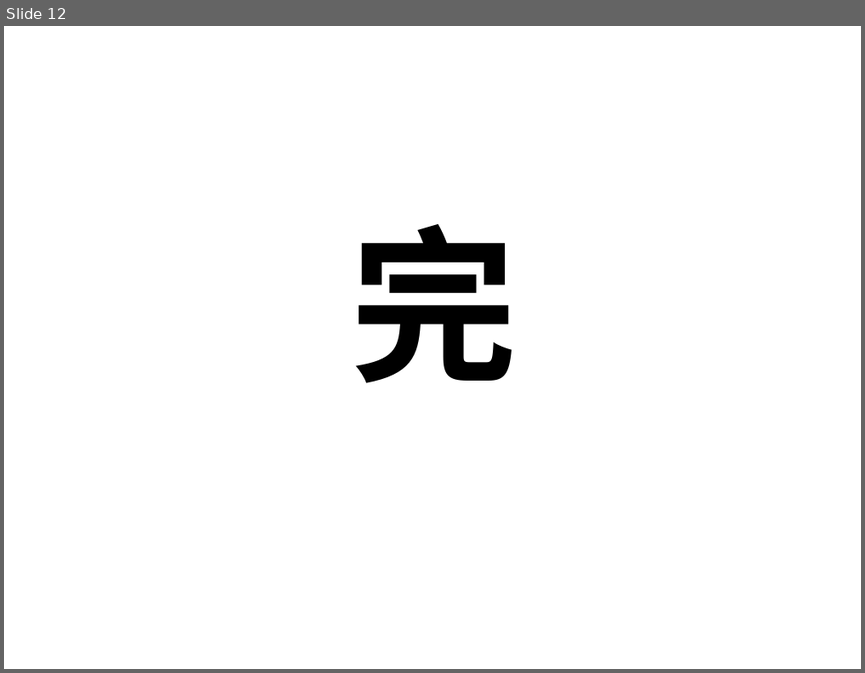
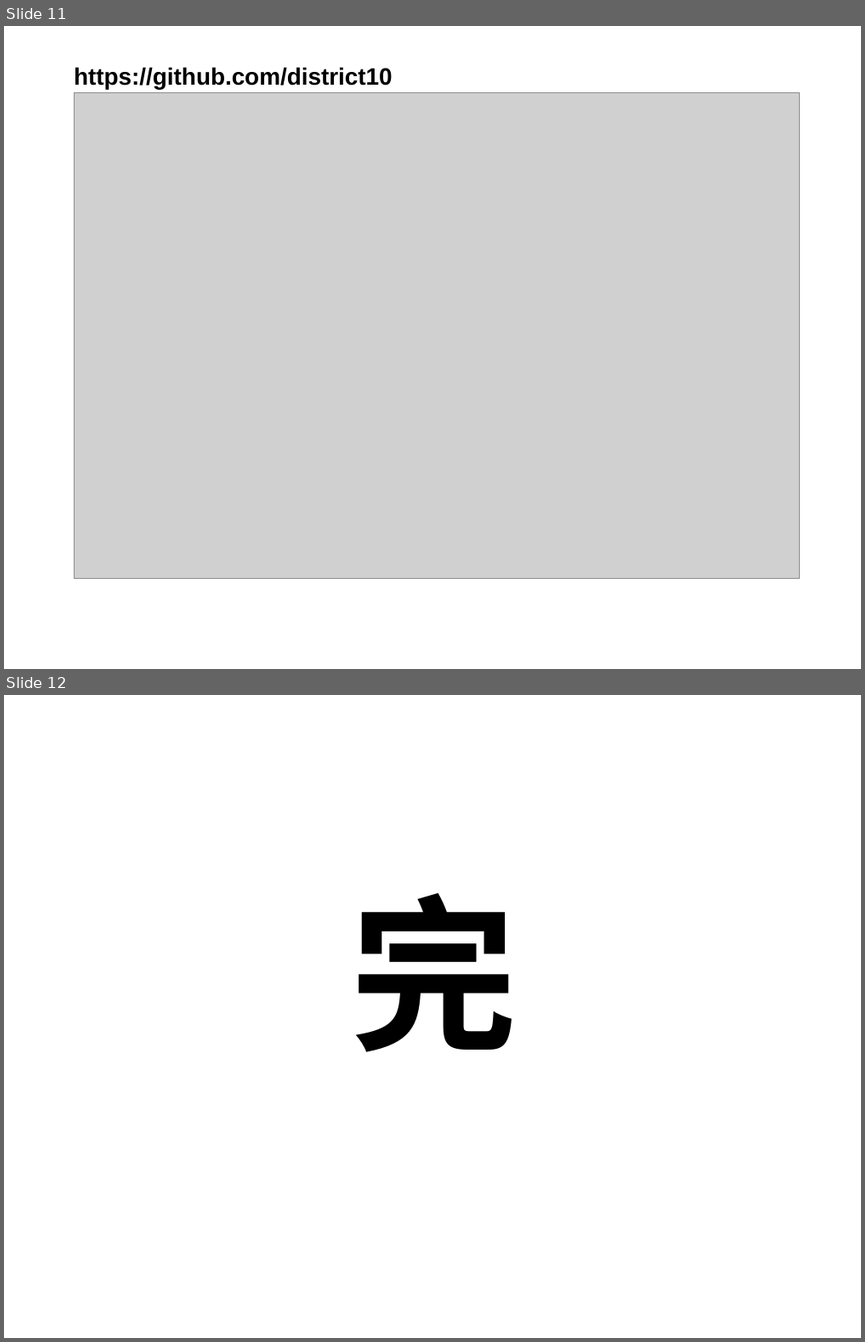
Before and after one commit to district10/homework, a slide deck: 2014/d3-demo/demo.odp. Shown one above the other, each under a label of ours: slide 12 before the commit, slides 11 and 12 after it. The pictures are 865x673 and 865x1342 pixels, drawn with LibreOffice and Linux fonts; fonts in the diff are those of the drawing; grey boxes stand for pictures. Boxes give left, top, right and bottom in pixels: in the first picture for what was removed or moved away, otherwise in the second. Text is boxed around its words. In the diff, an @@ line names an element or a change of style, - is before the commit and + after.

```diff
--- a/2014/d3-demo/demo.odp
+++ b/2014/d3-demo/demo.odp
@@ slide 11 added at (4, 26, 861, 669), background #FFFFFF @@
@@ text added at (74, 67, 392, 89), 22 pt, text #000000, bold @@
+https://github.com/district10
@@ picture added at (74, 93, 800, 578) @@
```
Also in this commit, not shown: 1 slide removed, 2 other files.
